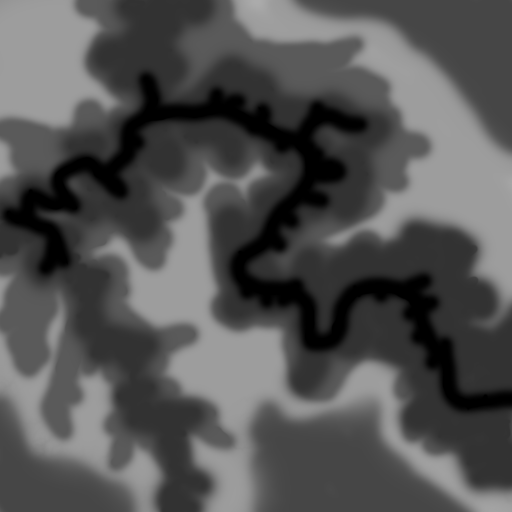
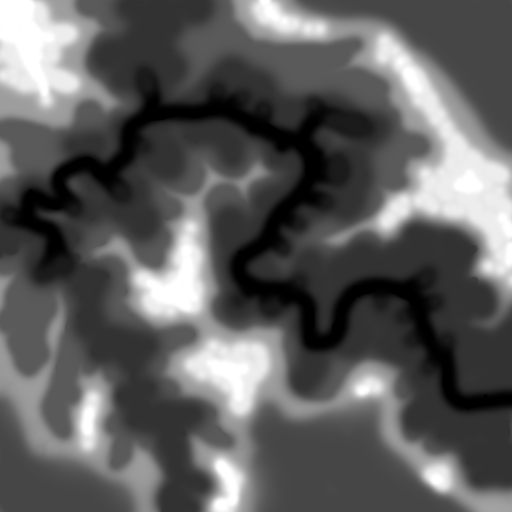
Before/after of a 512px x 512px layered artwork. What changed in the layer stack:
added layer "White" above "Grey-White" over [0, 0, 512, 512]
added layer "Grey-White" above "Black" over [0, 0, 512, 512]
